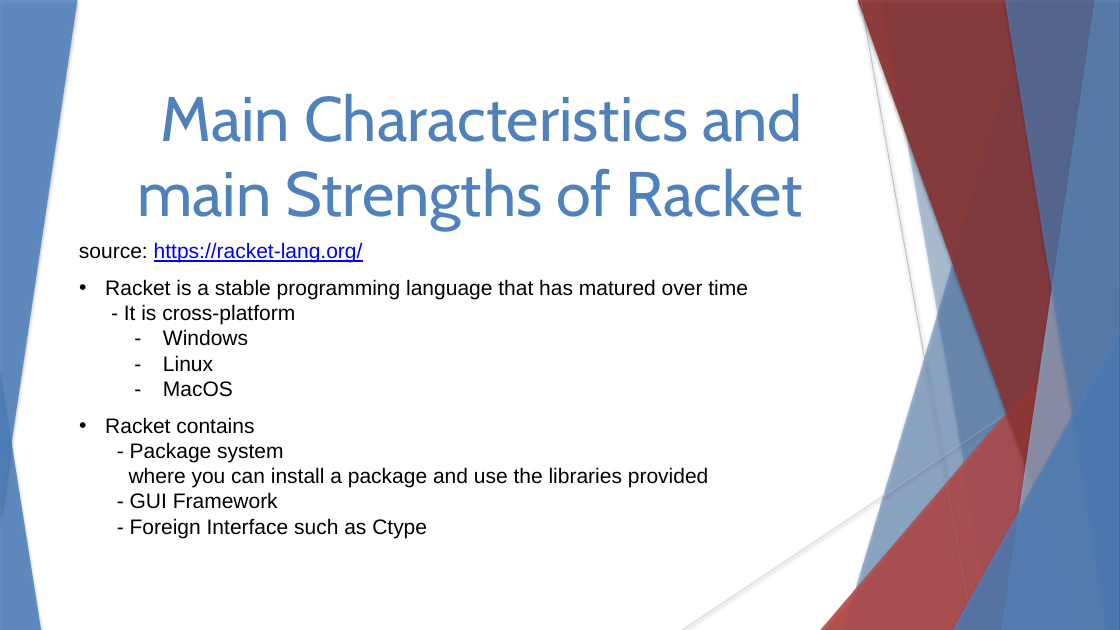
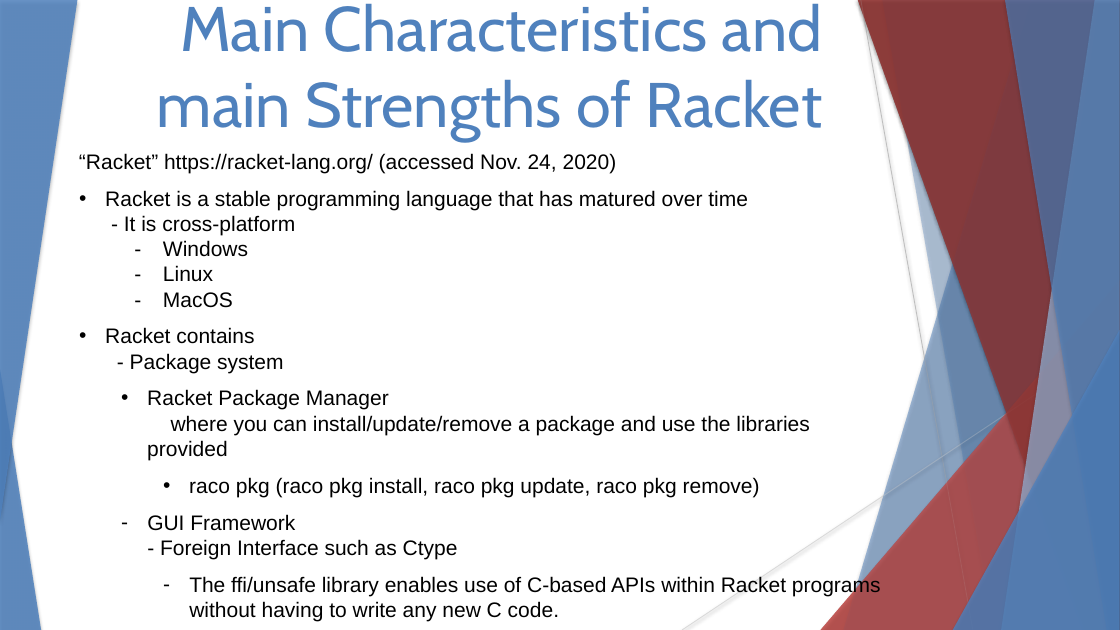
Before and after one commit to stevester94/CSC201_Project, a slide deck: slide 5 of CSC201Sec3Proj3Team4.pptx. Drawn at 1120x630 pixels with LibreOffice and Linux fonts; fonts in the diff are those of the drawing. Boxes give left, top, right and bottom in pixels: in the first picture for what was removed or moved away, otherwise in the second. Text is boxed around its words. In the diff, an @@ line names an element or a change of style, - is before the commit and + after.

Commit message:
my edits...

```diff
--- a/CSC201Sec3Proj3Team4.pptx
+++ b/CSC201Sec3Proj3Team4.pptx
@@ text "Main Characteristics and main Strengths ...": place and size @@
-text "Main Characteristics and main Strengths ..." at (137,93,803,231)
+text "Main Characteristics and main Strengths ..." at (157,3,823,142)
@@ text "“Racket” https://racket-lang.org/ (accessed Nov. 24, ...": place and size @@
-text "“Racket” https://racket-lang.org/ (accessed Nov. 24, ..." at (79,242,748,538)
+text "“Racket” https://racket-lang.org/ (accessed Nov. 24, ..." at (79,153,881,621)
@@ text at (79,153,617,173): text changed; text colour #0000FF to #000000 @@
-source: https://racket-lang.org/
+“Racket” https://racket-lang.org/ (accessed Nov. 24, 2020)
@@ text at (105,327,881,621): text changed @@
-• Racket contains
-  - Package system
-  where you can install a package and use the libraries provided
-  - GUI Framework
-  - Foreign Interface such as Ctype
+• Racket contains
+  - Package system
+  • Racket Package Manager
+    where you can install/update/remove a package and use the libraries provided
+    • raco pkg (raco pkg install, raco pkg update, raco pkg remove)
+  – GUI Framework
+    - Foreign Interface such as Ctype
+    – The ffi/unsafe library enables use of C-based APIs within Racket programs without having to write any new C code.
```
Also in this commit, not shown: 2 other slides changed.
